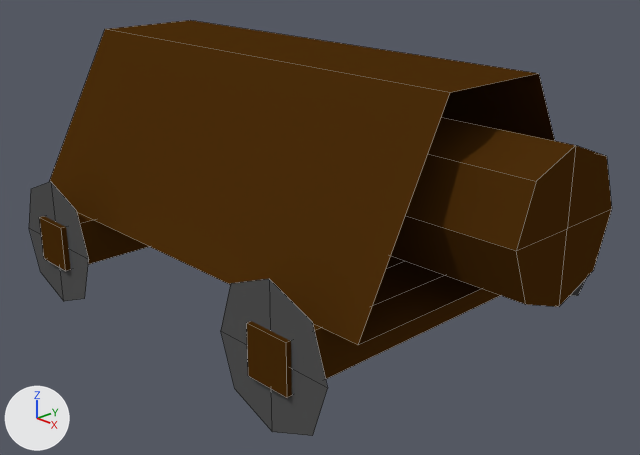
The Blender file King Of Kings Docs/Models/batteringram1.blend: old version first, new version second.
One viewpoint serves both versions: a 50 mm camera at (10.25, -9.06, 6.03) aimed at (0.77, -0.09, 1.28). Arrows for +X, +Y and +Z are at lower left; the lights stay in place. Mesh edges are drawn as thin lines.
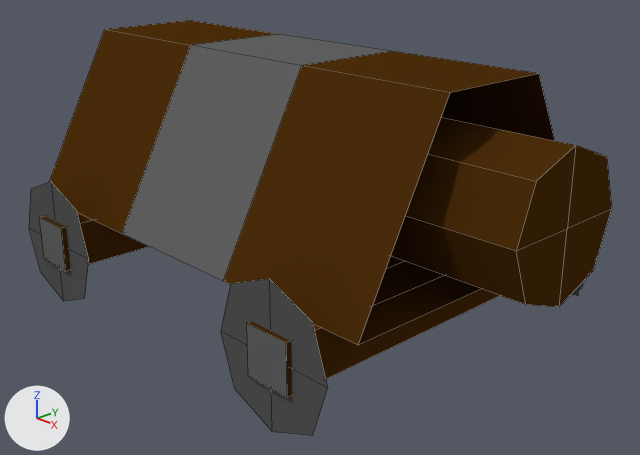
The change, as a list of edits to the scene's bpy script:
```text
Add mat_material_003:
    mat_material_003 = diffuse_material('Material.003')
    mat_material_003.base_color = (0.123, 0.123, 0.123)  # dark grey #626262
Change me_cube_001:
    where me_cube_001.from_pydata(...)  # 8 vertices, 6 faces; spans x -1.0..1.0, y -1.0..1.0, z -1.0..1.0
    used by ob_cube_001; location = (2.86, 0.02, 0.84); scale = (0.367, 2.98, 0.367)
    me_cube_001 part 1: all 2 faces centred in x 0.0, y -1.0..1.0, z 0.0 switch from mat_material_002 (brown #4c2e0b) to mat_material_003 (dark grey #626262)
Change me_cube:
    where me_cube.from_pydata(...)  # 26 vertices, 21 faces; spans x -1.0..1.3, y -1.0..1.0, z -1.0..1.0
    used by ob_cube; location = (0.0, 0.0, 2.58); scale = (3.85, 2.38, 1.38)
    verts and faces of me_cube; kept vertices keep their numbers, new ones are numbered from 26
    before: 0 (1.0, 1.0, -1.0), 1 (1.0, -1.0, -1.0) at pixel (358, 345), 2 (-1.0, -1.0, -1.0), 3 (-1.0, 1.0, -1.0), 4 (1.0, 0.38, 1.0) at pixel (539, 73)
    before: 5 (1.0, -0.38, 1.0) at pixel (450, 92), 6 (-1.0, -0.38, 1.0) at pixel (104, 29), 7 (-1.0, 0.38, 1.0) at pixel (190, 20)
    me_cube part 2
    add delete_faces([(0, 1, 2, 3), (4, 7, 6, 5), (1, 5, 6, 2), (0, 3, 7, 4)])
    add for new, old in zip([*range(26, 30)], [0, 1, 4, 5]): verts[new] = verts[old] + (-0.67, 0.0, 0.0)
    add for new, old in zip([*range(30, 34)], [2, 3, 6, 7]): verts[new] = verts[old] + (0.67, 0.0, 0.0)
    add faces += [(2, 3, 31, 30), (6, 32, 33, 7), (2, 30, 32, 6), (3, 7, 33, 31), (0, 26, 28, 4), (1, 5, 29, 27)]  # mat_material_002 (brown #4c2e0b)
    add faces += [(4, 28, 29, 5), (0, 1, 27, 26)]  # mat_material_002 (brown #4c2e0b)
    add faces += [(26, 31, 33, 28), (27, 29, 32, 30), (28, 33, 32, 29), (26, 27, 30, 31)]  # mat_material_003 (dark grey #626262)
    add me_cube.materials.append(mat_material_003)  # dark grey #626262
Change me_cube_002:
    where me_cube_002.from_pydata(...)  # 8 vertices, 6 faces; spans x -1.0..1.0, y -1.0..1.0, z -1.0..1.0
    used by ob_cube_002; location = (-2.51, 0.02, 0.84); scale = (0.367, 2.98, 0.367)
    me_cube_002 part 3: all 2 faces centred in x 0.0, y -1.0..1.0, z 0.0 switch from mat_material_002 (brown #4c2e0b) to mat_material_003 (dark grey #626262)
```

Pixel boxes [x1, y1, x2, y2] of what changed, in the pictures (640 x 455 px):
part 1 of me_cube_001, recoloured (brown to grey)
    both: [247, 323, 287, 398]
part 2 of me_cube, built on
    both: [104, 20, 392, 306]
part 3 of me_cube_002, recoloured (brown to grey)
    both: [39, 217, 66, 271]
